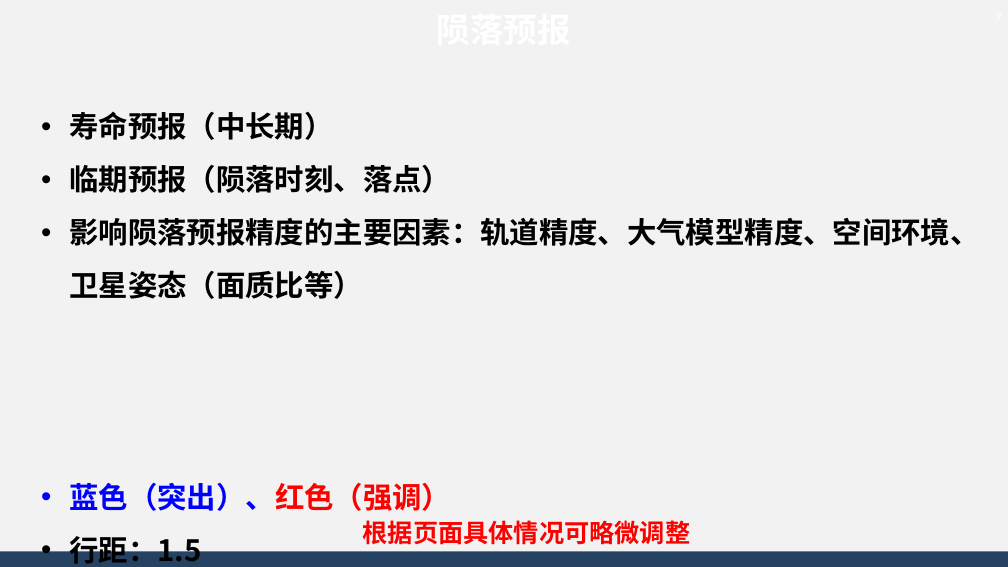
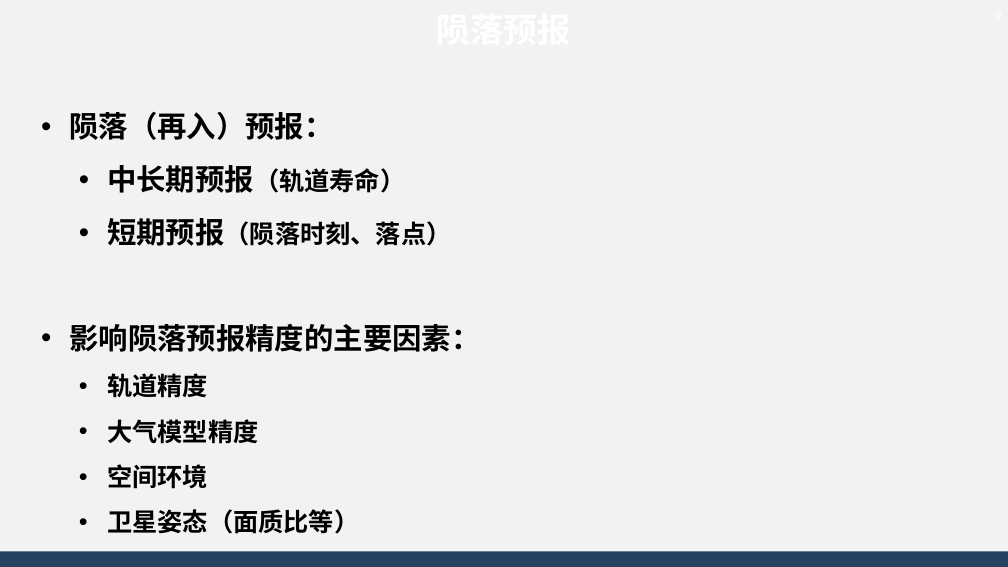
Before and after one commit to AsBackup/DAOSSA, a slide deck: slide 9 of 10 大气阻力摄动，大气密度模型，陨落预报.pptx. Drawn at 1008x567 pixels with LibreOffice and Linux fonts; fonts in the diff are those of the drawing; background and template pictures are left out. Boxes give left, top, right and bottom in pixels: in the first picture for what was removed or moved away, otherwise in the second. Text is boxed around its words. In the diff, an @@ line names an element or a change of style, - is before the commit and + after.

Commit message:
completed

```diff
--- a/10 大气阻力摄动，大气密度模型，陨落预报.pptx
+++ b/10 大气阻力摄动，大气密度模型，陨落预报.pptx
@@ text at [69,112,480,534]: text changed; size 28 to 24 pt @@
-• 寿命预报（中长期）
-• 临期预报（陨落时刻、落点）
-• 影响陨落预报精度的主要因素：轨道精度、大气模型精度、空间环境、卫星姿态（面质比等）
-• 蓝色（突出）、红色（强调）
-• 行距：1.5
+• 陨落（再入）预报：
+  • 中长期预报（轨道寿命）
+  • 短期预报（陨落时刻、落点）
+• 影响陨落预报精度的主要因素：
+  • 轨道精度
+  • 大气模型精度
+  • 空间环境
+  • 卫星姿态（面质比等）
@@ text removed at [363,520,691,545] @@
-根据页面具体情况可略微调整
```
Also in this commit, not shown: 3 other slides changed, 7 slides added, 5 slides removed.
